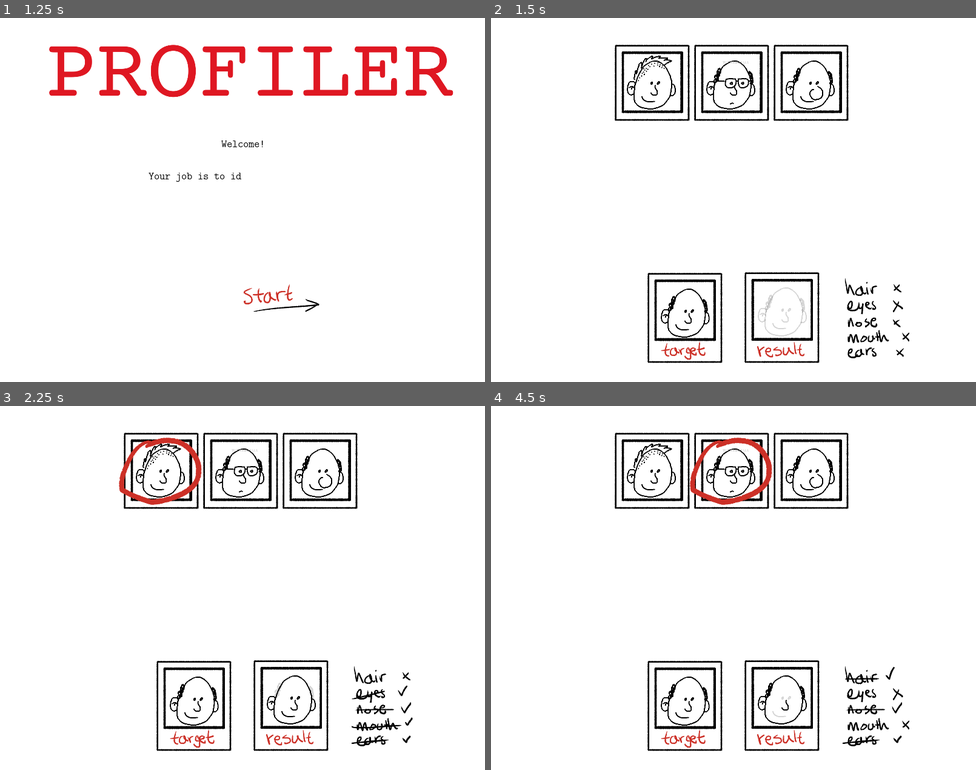
Above: before the commit, frames 1-4 (two rows, left to right).
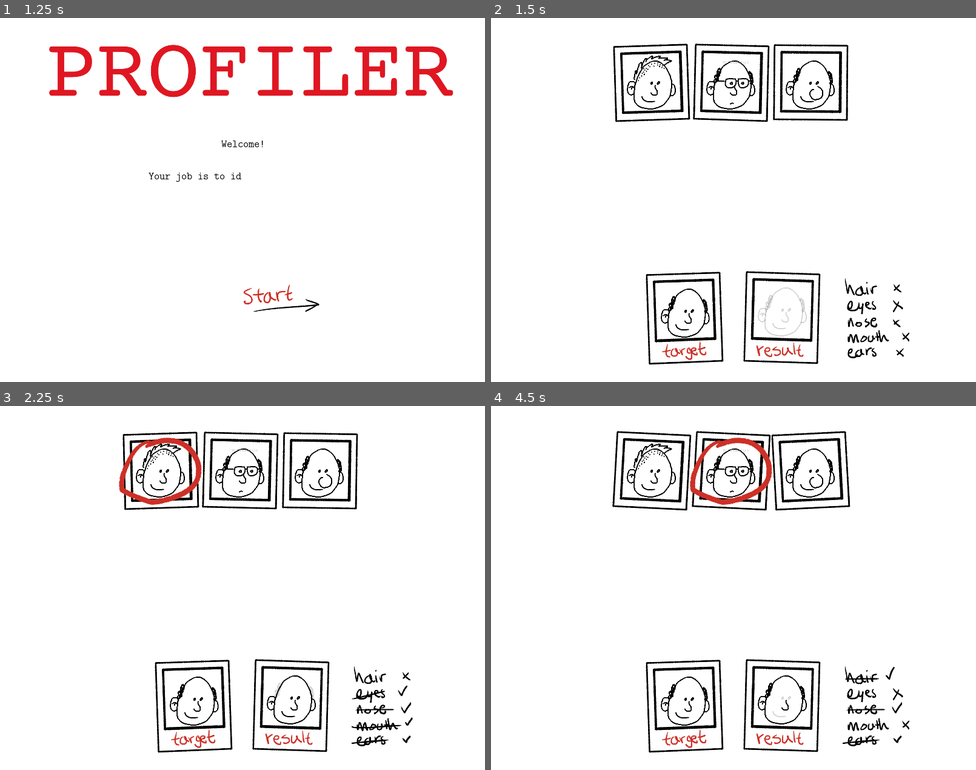
Above: after the commit, the same moments.

Repository: skarnl/godot--gmtk2021
Game: Godot game, scene res://screens/splash.tscn
Same seed, same stepped clock (60 frames per second), same inputs: the game is played once before the commit and once after it.
Inputs (mouse positions are in pixels of both pictures, inside the frame that each line leads up to):
- Up to frame 1 (1.25 s): tap Enter at 0.5 s; move the mouse to (349, 181) at 0.52 s; click (349, 181) at 0.67 s
- Up to frame 2 (1.5 s): click (777, 298) at 1.25 s
- Up to frame 3 (2.25 s): tap R (restart) at 2 s; move the mouse to (160, 471) at 2.02 s; click (160, 471) at 2.17 s
- Up to frame 4 (4.5 s): tap R (restart) at 2.75, 3.5, 4.25 s; move the mouse to (728, 471) at 2.77 s; click (728, 471) at 2.92 s; click (728, 471) at 3.67 s; click (728, 471) at 4.42 s

Frame 1 is identical in both runs. In frame 2, 3.1% of the frame differs, in the area x 25-74%, y 7-96%; in frame 3, 2.8%; in frame 4, 3.5%, in the area x 25-75%, y 6-96%.

Commit message:
Some small rotation on the polaroids

Diff:
--- a/entities/market/market_person.gd
+++ b/entities/market/market_person.gd
@@ -13,6 +13,10 @@
 var mark_as_variant := false
 
 var _debug := false
+
+
+func _ready() -> void:
+	$MarketPolaroid.rotation_degrees = rand_range(-3, 3)
 
 
 func _on_input_event(viewport: Node, event: InputEvent, shape_idx: int) -> void:
--- a/entities/market/market_person.tscn
+++ b/entities/market/market_person.tscn
@@ -12,8 +12,8 @@
 script = ExtResource( 2 )
 
 [node name="MarketPolaroid" type="Sprite" parent="."]
+position = Vector2( 132, 134 )
 texture = ExtResource( 3 )
-centered = false
 
 [node name="Person" parent="." instance=ExtResource( 1 )]
 position = Vector2( 30.2905, 37.2906 )
--- a/game/game.tscn
+++ b/game/game.tscn
@@ -24,6 +24,7 @@
 
 [node name="ResultPolaroid" type="Sprite" parent="."]
 position = Vector2( 1023.2, 1054.34 )
+rotation = 0.0310006
 texture = ExtResource( 6 )
 
 [node name="ResultPreview" parent="." instance=ExtResource( 9 )]
@@ -37,6 +38,7 @@
 
 [node name="TargetPolaroid" type="Sprite" parent="."]
 position = Vector2( 680.855, 1055.93 )
+rotation = -0.0370828
 texture = ExtResource( 7 )
 
 [node name="Target" parent="." instance=ExtResource( 5 )]
